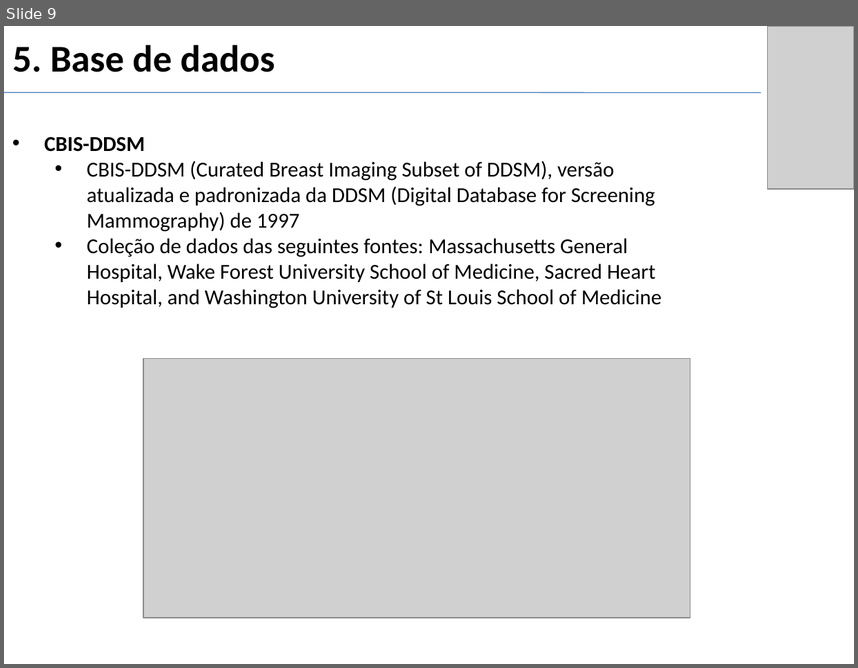
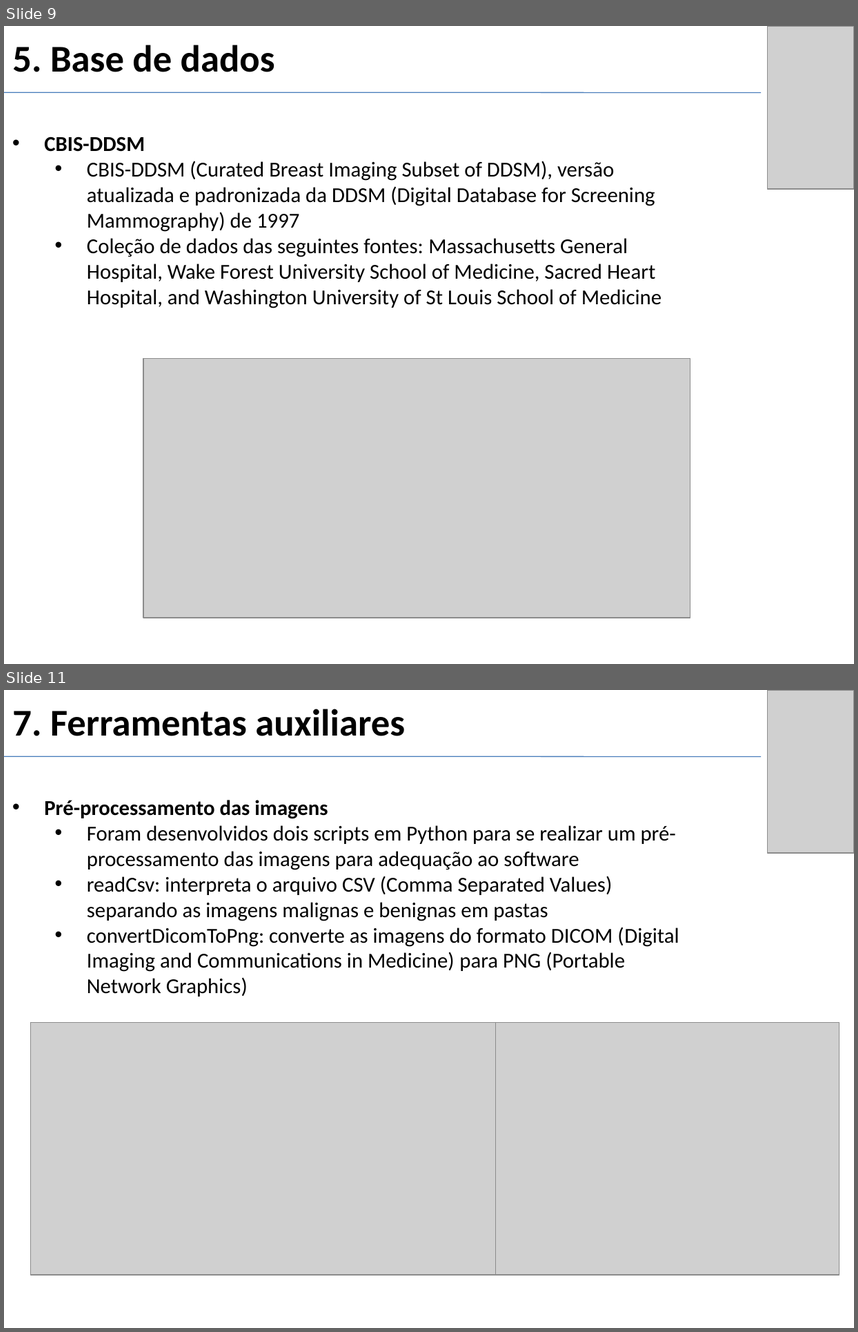
Before and after one commit to gui2524/TCC-BreastCancerNN, a slide deck: Projeto 2/docs/Slides_defesa.pptx. Shown one above the other, each under a label of ours: slide 9 before the commit, slides 9 and 11 after it; the slides between them are not shown. The pictures are 858x668 and 858x1332 pixels, drawn with LibreOffice and Linux fonts; fonts in the diff are those of the drawing; grey boxes stand for pictures. Boxes give left, top, right and bottom in pixels: in the first picture for what was removed or moved away, otherwise in the second. Text is boxed around its words. In the diff, an @@ line names an element or a change of style, - is before the commit and + after.

```diff
--- a/Projeto 2/docs/Slides_defesa.pptx
+++ b/Projeto 2/docs/Slides_defesa.pptx
@@ slide 11 added at box(4, 690, 854, 1328), background #FFFFFF @@
@@ title added at box(12, 709, 405, 736), 32 pt, text #000000, bold @@
+7. Ferramentas auxiliares
@@ picture added at box(767, 690, 854, 854) @@
@@ line added from (4, 756) to (762, 756), #4B7EBC 0.75 pt @@
@@ text added at box(44, 800, 679, 996), 18 pt, text #000000 @@
+• Pré-processamento das imagens
+  • Foram desenvolvidos dois scripts em Python para se realizar um pré-processamento das imagens para adequação ao software
+  • readCsv: interpreta o arquivo CSV (Comma Separated Values) separando as imagens malignas e benignas em pastas
+  • convertDicomToPng: converte as imagens do formato DICOM (Digital Imaging and Communications in Medicine) para PNG (Portable Network Graphics)
@@ picture added at box(30, 1023, 540, 1275) @@
@@ picture added at box(495, 1023, 840, 1275) @@
```
Also in this commit, not shown: 5 other slides added.
